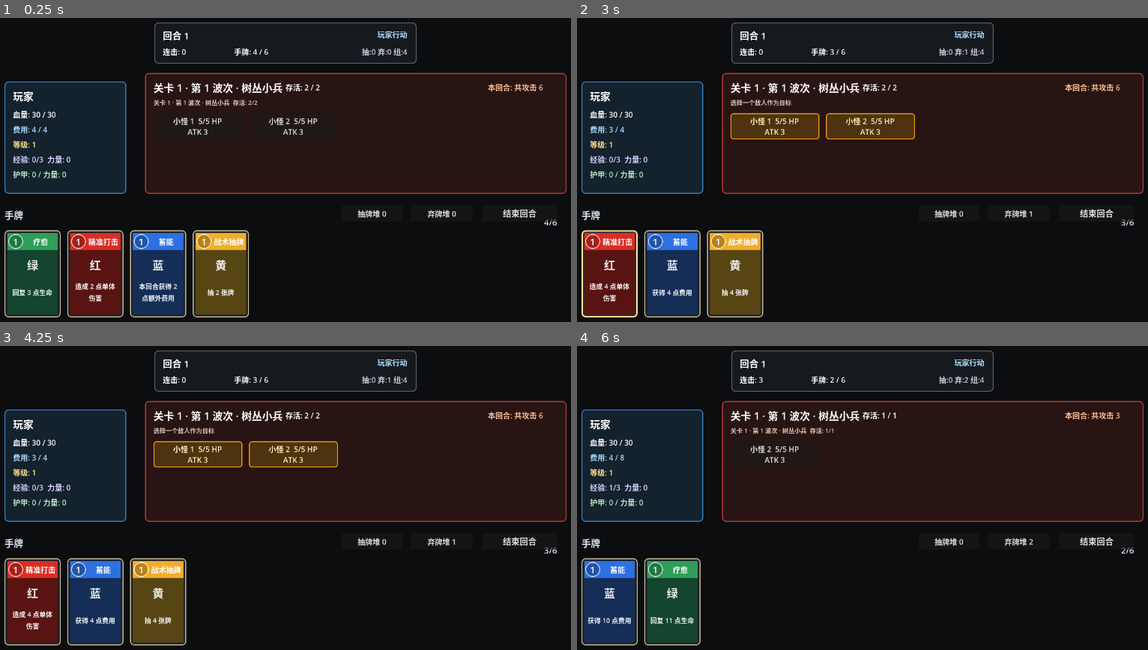
Above: before the commit, frames 1-4 (two rows, left to right).
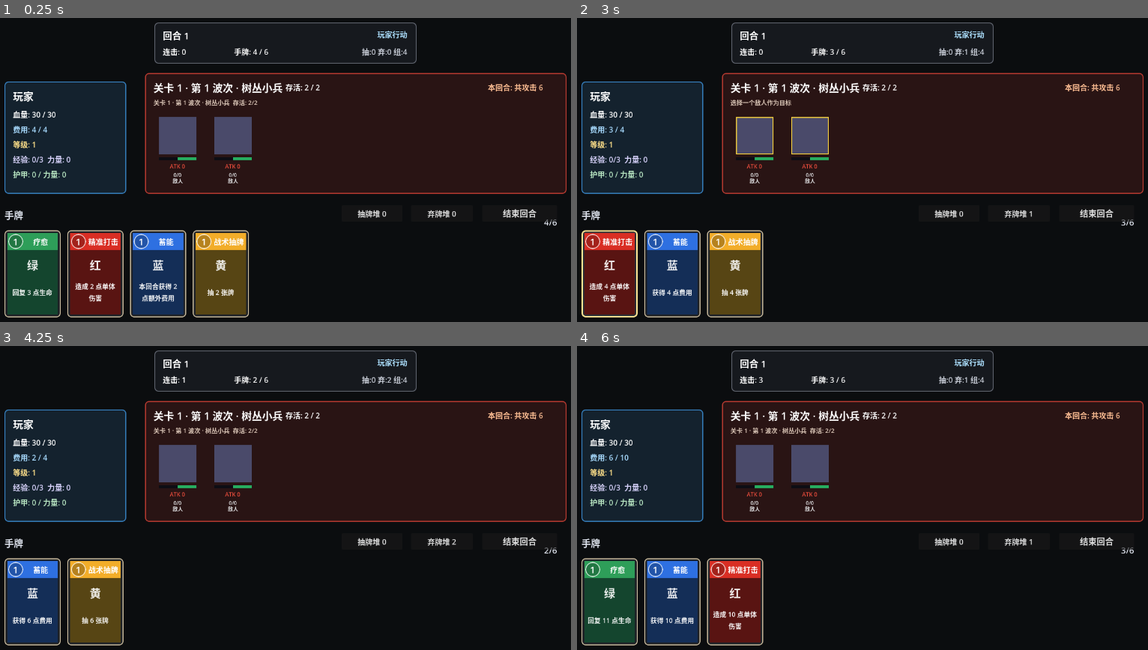
Above: after the commit, the same moments.

Repository: Naiqey/GemCombo
Game: Godot game, scene res://main.tscn
The game is run twice, just before and just after one commit, with the same random seed, the same clock (stepped at 60 frames per second) and the same inputs.
Inputs (mouse positions are in pixels of both pictures, inside the frame that each line leads up to):
- Up to frame 1 (0.25 s): no input
- Up to frame 2 (3 s): click (754, 148) at 0.5 s, where only the run after the commit has a clickable "0/0"; click (811, 148) at 1.25 s, where only the run after the commit has a clickable "0/0"; click "疗愈" at 2 s; click "精准打击" at 2.75 s
- Up to frame 3 (4.25 s): click (177, 476) at 3.5 s, where only the run after the commit has a clickable "0/0"
- Up to frame 4 (6 s): click "蓄能" at 4.25 s; click "战术抽牌" at 5 s; click (776, 455) at 5.75 s, where only the run before the commit has a clickable "小怪 1 5/5 HP ATK 3"

The runs differ from the first frame. In frame 1, 2.0% of the frame differs, in the area x 27-56%, y 32-55%; in frame 2, 3.6%; in frame 3, 11%, in the area x 1-97%, y 10-99%; in frame 4, 9.3%.
Error after the commit: Invalid assignment of property or key 'text' with value of type 'String' on a base object of type 'Nil'. (res://enemy_unit.gd:57)

Commit message:
Add first phase graphical enemy units

Diff:
--- /dev/null
+++ b/enemy_unit.gd
@@ -0,0 +1,148 @@
+extends Button
+
+signal enemy_clicked(enemy_index: int)
+
+const TYPE_SMALL := "small"
+const TYPE_BIG := "big"
+const TYPE_BOSS := "boss"
+
+const COLOR_BG := Color("#1A1A2E")
+const COLOR_BORDER := Color("#2A2A3E")
+const COLOR_DISABLED := Color("#4A4A6A")
+const COLOR_TEXT := Color("#EAECEE")
+const COLOR_TEXT_MUTED := Color("#A0A4A8")
+const COLOR_DANGER := Color("#E74C3C")
+const COLOR_HP := Color("#27AE60")
+const COLOR_DOT := Color("#E67E22")
+const COLOR_BOSS := Color("#8E44AD")
+const COLOR_TARGET := Color("#F4D03F")
+
+var enemy_index: int = -1
+var enemy_type: String = TYPE_SMALL
+var level_number: int = 1
+var max_health: int = 1
+var current_health: int = 1
+var target_highlight: bool = false
+
+@onready var sprite_container: Control = $SpriteContainer
+@onready var sprite_rect: TextureRect = $SpriteContainer/SpriteRect
+@onready var fallback_sprite: ColorRect = $SpriteContainer/FallbackSprite
+@onready var target_frame: Panel = $SpriteContainer/TargetFrame
+@onready var dead_overlay: ColorRect = $SpriteContainer/DeadOverlay
+@onready var hp_back: ColorRect = $HpBar/HpBack
+@onready var hp_fill: ColorRect = $HpBar/HpFill
+@onready var boss_tag: Label = $StatsRow/BossTag
+@onready var atk_label: Label = $StatsRow/AtkLabel
+@onready var dot_container: HBoxContainer = $StatsRow/DotContainer
+@onready var dot_icon: Label = $StatsRow/DotContainer/DotIcon
+@onready var dot_label: Label = $StatsRow/DotContainer/DotLabel
+@onready var hp_label: Label = $HpLabel
+@onready var name_label: Label = $NameLabel
+
+func _ready():
+	focus_mode = Control.FOCUS_NONE
+	text = ""
+	flat = true
+	pressed.connect(_on_pressed)
+	_apply_button_style()
+	_apply_target_style()
+
+func setup(enemy_data: Dictionary, index: int, wave_level_number: int):
+	enemy_index = index
+	level_number = max(1, wave_level_number)
+	enemy_type = str(enemy_data.get("type", enemy_data.get("kind", TYPE_SMALL)))
+	max_health = max(1, int(enemy_data.get("max_health", enemy_data.get("health", 1))))
+	current_health = max(0, int(enemy_data.get("health", max_health)))
+
+	name_label.text = str(enemy_data.get("name", "敌人"))
+	atk_label.text = "ATK " + str(enemy_data.get("attack", 0))
+	boss_tag.visible = bool(enemy_data.get("is_boss", false)) or enemy_type == TYPE_BOSS
+	set_dot(int(enemy_data.get("dot_damage", 0)), int(enemy_data.get("dot_duration", 0)))
+	update_hp(current_health)
+	_apply_type_size()
+	_load_sprite()
+	set_dead(current_health <= 0)
+
+func update_hp(value: int):
+	current_health = max(0, value)
+	var percent := clamp(float(current_health) / float(max_health), 0.0, 1.0)
+	hp_fill.anchor_right = percent
+	hp_fill.color = COLOR_DANGER if percent <= 0.3 else COLOR_HP
+	hp_label.text = str(current_health) + "/" + str(max_health)
+
+func set_dot(damage: int, duration: int):
+	dot_container.visible = duration > 0
+	dot_icon.text = "DoT"
+	dot_label.text = str(damage) + "x" + str(duration)
+
+func set_dead(is_dead: bool = true):
+	dead_overlay.visible = is_dead
+	disabled = is_dead
+	modulate.a = 0.65 if is_dead else 1.0
+
+func set_target_highlight(on: bool):
+	target_highlight = on
+	_apply_target_style()
+
+func _on_pressed():
+	if disabled:
+		return
+	enemy_clicked.emit(enemy_index)
+
+func _load_sprite():
+	var sprite_path = "res://assets/enemies/level_%d/enemy_%d_%s_sprite.png" % [level_number, level_number, enemy_type]
+	if ResourceLoader.exists(sprite_path):
+		sprite_rect.texture = load(sprite_path)
+		sprite_rect.visible = true
+		fallback_sprite.visible = false
+	else:
+		sprite_rect.texture = null
+		sprite_rect.visible = false
+		fallback_sprite.visible = true
+
+func _apply_type_size():
+	match enemy_type:
+		TYPE_BOSS:
+			custom_minimum_size = Vector2(178, 150)
+			sprite_container.custom_minimum_size = Vector2(150, 96)
+			fallback_sprite.color = COLOR_BOSS
+		TYPE_BIG:
+			custom_minimum_size = Vector2(128, 150)
+			sprite_container.custom_minimum_size = Vector2(104, 96)
+			fallback_sprite.color = Color("#2A2A3E")
+		_:
+			custom_minimum_size = Vector2(104, 150)
+			sprite_container.custom_minimum_size = Vector2(80, 80)
+			fallback_sprite.color = COLOR_DISABLED
+
+func _apply_button_style():
+	add_theme_stylebox_override("normal", _make_style(COLOR_BG, COLOR_BORDER))
+	add_theme_stylebox_override("hover", _make_style(Color("#2A2A3E"), COLOR_TARGET))
+	add_theme_stylebox_override("pressed", _make_style(Color("#2A2A3E"), COLOR_TARGET))
+	add_theme_stylebox_override("disabled", _make_style(COLOR_BG, COLOR_BORDER))
+	add_theme_color_override("font_color", COLOR_TEXT)
+	name_label.add_theme_color_override("font_color", COLOR_TEXT)
+	hp_label.add_theme_color_override("font_color", COLOR_TEXT)
+	boss_tag.add_theme_color_override("font_color", COLOR_BOSS)
+	atk_label.add_theme_color_override("font_color", COLOR_DANGER)
+	dot_icon.add_theme_color_override("font_color", COLOR_DOT)
+	dot_label.add_theme_color_override("font_color", COLOR_DOT)
+	hp_back.color = Color("#0D0D14")
+
+func _apply_target_style():
+	target_frame.visible = target_highlight
+	target_frame.add_theme_stylebox_override("panel", _make_style(Color(0, 0, 0, 0), COLOR_TARGET, 2))
+
+func _make_style(bg_color: Color, border_color: Color, border_width := 2) -> StyleBoxFlat:
+	var style = StyleBoxFlat.new()
+	style.bg_color = bg_color
+	style.border_color = border_color
+	style.border_width_left = border_width
+	style.border_width_top = border_width
+	style.border_width_right = border_width
+	style.border_width_bottom = border_width
+	style.corner_radius_top_left = 0
+	style.corner_radius_top_right = 0
+	style.corner_radius_bottom_right = 0
+	style.corner_radius_bottom_left = 0
+	return style
--- /dev/null
+++ b/enemy_unit.tscn
@@ -0,0 +1,151 @@
+[gd_scene load_steps=2 format=3]
+
+[ext_resource type="Script" path="res://enemy_unit.gd" id="1_enemy"]
+
+[node name="EnemyUnit" type="Button"]
+custom_minimum_size = Vector2(104, 150)
+offset_right = 104.0
+offset_bottom = 150.0
+mouse_filter = 0
+script = ExtResource("1_enemy")
+
+[node name="SpriteContainer" type="Control" parent="."]
+layout_mode = 0
+offset_left = 12.0
+offset_top = 8.0
+offset_right = 92.0
+offset_bottom = 88.0
+mouse_filter = 2
+
+[node name="SpriteRect" type="TextureRect" parent="SpriteContainer"]
+layout_mode = 1
+anchors_preset = 15
+anchor_right = 1.0
+anchor_bottom = 1.0
+grow_horizontal = 2
+grow_vertical = 2
+mouse_filter = 2
+stretch_mode = 5
+
+[node name="FallbackSprite" type="ColorRect" parent="SpriteContainer"]
+layout_mode = 1
+anchors_preset = 15
+anchor_right = 1.0
+anchor_bottom = 1.0
+grow_horizontal = 2
+grow_vertical = 2
+mouse_filter = 2
+color = Color(0.290196, 0.290196, 0.415686, 1)
+
+[node name="TargetFrame" type="Panel" parent="SpriteContainer"]
+visible = false
+layout_mode = 1
+anchors_preset = 15
+anchor_right = 1.0
+anchor_bottom = 1.0
+grow_horizontal = 2
+grow_vertical = 2
+mouse_filter = 2
+
+[node name="DeadOverlay" type="ColorRect" parent="SpriteContainer"]
+visible = false
+layout_mode = 1
+anchors_preset = 15
+anchor_right = 1.0
+anchor_bottom = 1.0
+grow_horizontal = 2
+grow_vertical = 2
+mouse_filter = 2
+color = Color(0.290196, 0.290196, 0.415686, 0.5)
+
+[node name="HpBar" type="Control" parent="."]
+layout_mode = 0
+offset_left = 12.0
+offset_top = 94.0
+offset_right = 92.0
+offset_bottom = 100.0
+mouse_filter = 2
+
+[node name="HpBack" type="ColorRect" parent="HpBar"]
+layout_mode = 1
+anchors_preset = 15
+anchor_right = 1.0
+anchor_bottom = 1.0
+grow_horizontal = 2
+grow_vertical = 2
+mouse_filter = 2
+color = Color(0.0509804, 0.0509804, 0.0784314, 1)
+
+[node name="HpFill" type="ColorRect" parent="HpBar"]
+layout_mode = 1
+anchors_preset = 13
+anchor_right = 1.0
+anchor_bottom = 1.0
+grow_horizontal = 2
+grow_vertical = 2
+mouse_filter = 2
+color = Color(0.152941, 0.682353, 0.376471, 1)
+
+[node name="StatsRow" type="HBoxContainer" parent="."]
+layout_mode = 0
+offset_left = 8.0
+offset_top = 104.0
+offset_right = 96.0
+offset_bottom = 124.0
+mouse_filter = 2
+theme_override_constants/separation = 5
+alignment = 1
+
+[node name="BossTag" type="Label" parent="StatsRow"]
+visible = false
+layout_mode = 2
+mouse_filter = 2
+theme_override_font_sizes/font_size = 12
+text = "★"
+
+[node name="AtkLabel" type="Label" parent="StatsRow"]
+layout_mode = 2
+mouse_filter = 2
+theme_override_font_sizes/font_size = 12
+text = "ATK 0"
+
+[node name="DotContainer" type="HBoxContainer" parent="StatsRow"]
+visible = false
+layout_mode = 2
+mouse_filter = 2
+theme_override_constants/separation = 2
+
+[node name="DotIcon" type="Label" parent="StatsRow/DotContainer"]
+layout_mode = 2
+mouse_filter = 2
+theme_override_font_sizes/font_size = 10
+text = "DoT"
+
+[node name="DotLabel" type="Label" parent="StatsRow/DotContainer"]
+layout_mode = 2
+mouse_filter = 2
+theme_override_font_sizes/font_size = 10
+text = "0"
+
+[node name="HpLabel" type="Label" parent="."]
+layout_mode = 0
+offset_left = 8.0
+offset_top = 124.0
+offset_right = 96.0
+offset_bottom = 138.0
+mouse_filter = 2
+theme_override_font_sizes/font_size = 11
+text = "0/0"
+horizontal_alignment = 1
+
+[node name="NameLabel" type="Label" parent="."]
+layout_mode = 0
+offset_left = 6.0
+offset_top = 136.0
+offset_right = 98.0
+offset_bottom = 150.0
+mouse_filter = 2
+theme_override_font_sizes/font_size = 11
+text = "敌人"
+horizontal_alignment = 1
+clip_text = true
--- a/main.gd
+++ b/main.gd
@@ -49,6 +49,7 @@
 const EXPERIENCE_TO_LEVEL := 3
 const SMALL_ENEMY_EXPERIENCE := 1
 const SMALL_ENEMY_HEALTH := 5
+const ENEMY_UNIT_SCENE := preload("res://enemy_unit.tscn")
 const ALL_CARD_COLORS := [
 	GemCard.GemColor.RED,
 	GemCard.GemColor.YELLOW,
@@ -625,50 +626,11 @@
 
 	for i in range(enemy_waves.enemies.size()):
 		var enemy = enemy_waves.enemies[i]
-		var button = Button.new()
-		button.custom_minimum_size = Vector2(190, 56)
-		button.text = get_enemy_button_text(enemy)
-		button.disabled = not enemy_waves.is_enemy_alive(i)
-		apply_enemy_button_target_style(button, enemy_waves.is_enemy_alive(i))
-		button.pressed.connect(_on_enemy_target_pressed.bind(i))
-		enemy_list_container.add_child(button)
-
-func apply_enemy_button_target_style(button: Button, is_alive: bool):
-	if pending_target_card == null or not is_alive:
-		button.remove_theme_stylebox_override("normal")
-		button.remove_theme_stylebox_override("hover")
-		button.remove_theme_stylebox_override("pressed")
-		button.remove_theme_color_override("font_color")
-		return
-
-	var normal_style = create_enemy_target_style(Color(0.30, 0.20, 0.06, 1.0), Color(0.95, 0.61, 0.07, 1.0))
-	var hover_style = create_enemy_target_style(Color(0.42, 0.28, 0.08, 1.0), Color(1.0, 0.76, 0.18, 1.0))
-	button.add_theme_stylebox_override("normal", normal_style)
-	button.add_theme_stylebox_override("hover", hover_style)
-	button.add_theme_stylebox_override("pressed", hover_style)
-	button.add_theme_color_override("font_color", Color(1.0, 0.93, 0.72, 1.0))
-
-func create_enemy_target_style(bg_color: Color, border_color: Color) -> StyleBoxFlat:
-	var style = StyleBoxFlat.new()
-	style.bg_color = bg_color
-	style.border_width_left = 2
-	style.border_width_top = 2
-	style.border_width_right = 2
-	style.border_width_bottom = 2
-	style.border_color = border_color
-	style.corner_radius_top_left = 6
-	style.corner_radius_top_right = 6
-	style.corner_radius_bottom_right = 6
-	style.corner_radius_bottom_left = 6
-	return style
-
-func get_enemy_button_text(enemy: Dictionary) -> String:
-	var text = str(enemy["name"]) + "  " + str(enemy["health"]) + "/" + str(enemy["max_health"]) + " HP"
-	text += "\nATK " + str(enemy.get("attack", 0))
-	var dot_duration = int(enemy.get("dot_duration", 0))
-	if dot_duration > 0:
-		text += "  DoT " + str(enemy.get("dot_damage", 0)) + " x " + str(dot_duration)
-	return text
+		var enemy_unit = ENEMY_UNIT_SCENE.instantiate()
+		enemy_unit.setup(enemy, i, enemy_waves.get_current_level_number())
+		enemy_unit.set_target_highlight(pending_target_card != null and enemy_waves.is_enemy_alive(i))
+		enemy_unit.enemy_clicked.connect(_on_enemy_target_pressed)
+		enemy_list_container.add_child(enemy_unit)
 
 func _on_enemy_target_pressed(enemy_index: int):
 	if pending_target_card == null or not enemy_waves.is_enemy_alive(enemy_index):
Binary file added: assets/enemies/level_1/enemy_1_big_sprite.png
Binary file added: assets/enemies/level_1/enemy_1_boss_sprite.png
Binary file added: assets/enemies/level_1/enemy_1_small_sprite.png
Binary file added: assets/enemies/level_2/enemy_2_big_sprite.png
Binary file added: assets/enemies/level_2/enemy_2_boss_sprite.png
Binary file added: assets/enemies/level_2/enemy_2_small_sprite.png
Binary file added: assets/enemies/level_3/enemy_3_big_sprite.png
Binary file added: assets/enemies/level_3/enemy_3_boss_sprite.png
Binary file added: assets/enemies/level_3/enemy_3_small_sprite.png
Binary file added: assets/enemies/level_4/enemy_4_big_sprite.png
Binary file added: assets/enemies/level_4/enemy_4_boss_sprite.png
Binary file added: assets/enemies/level_4/enemy_4_small_sprite.png
(and 4 more such lines)
